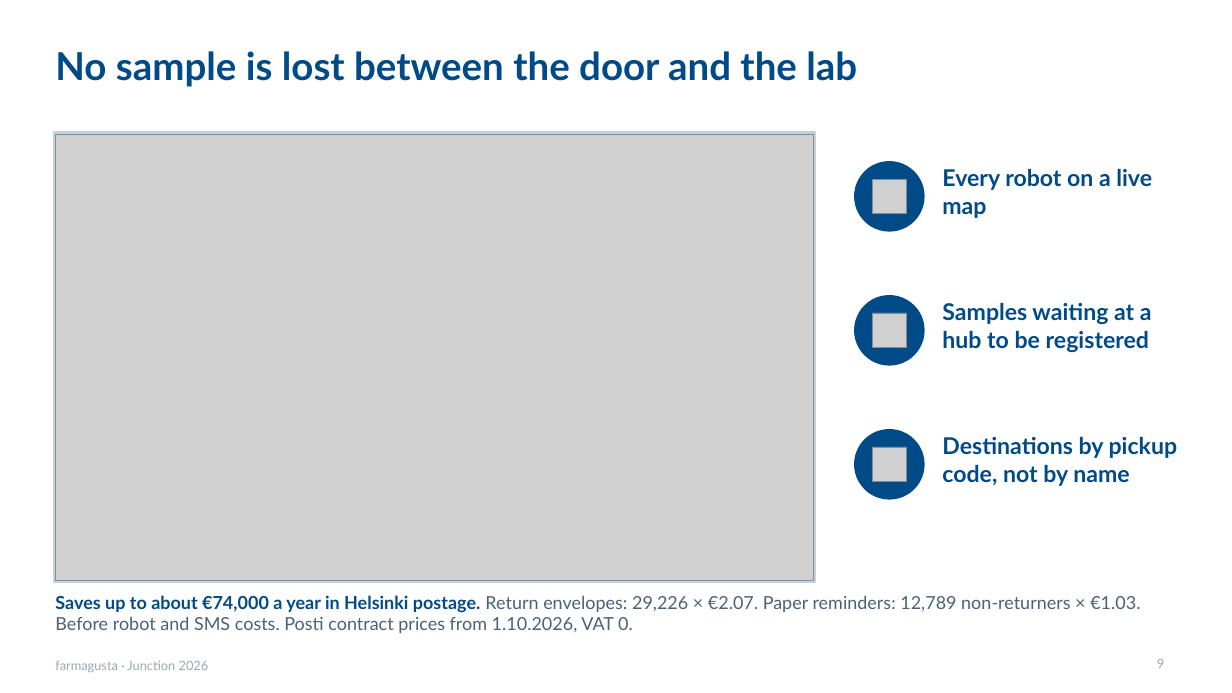
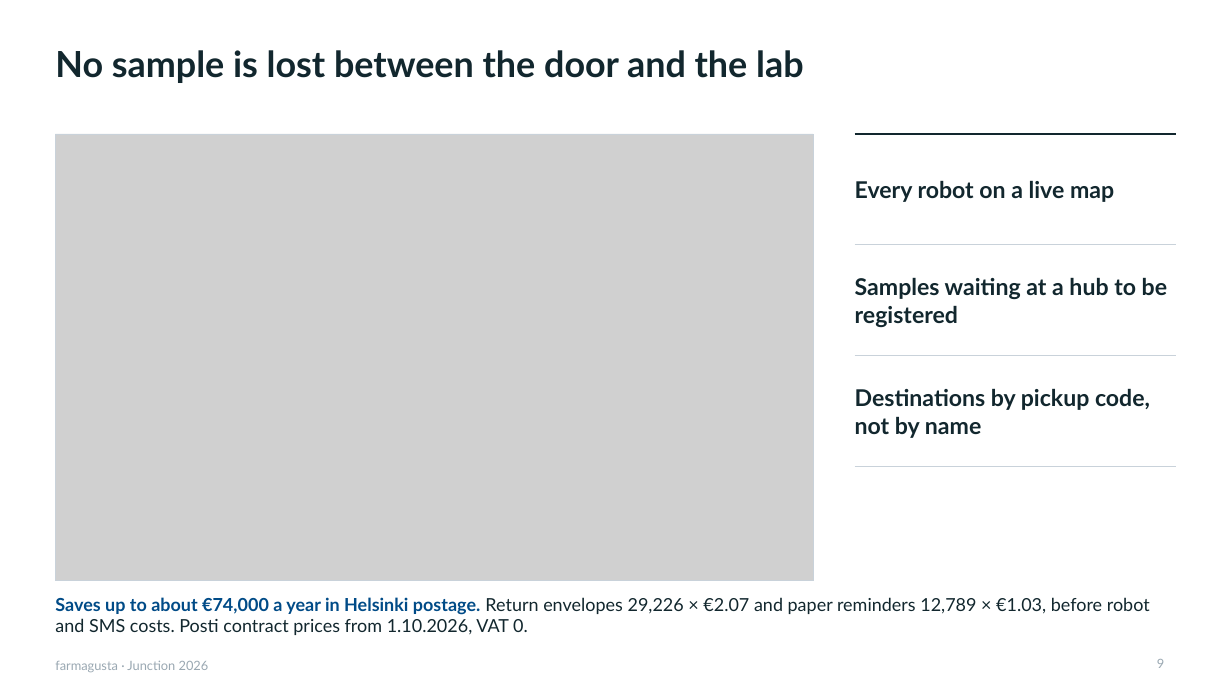
Before and after one commit to rromppanen/junction26, a slide deck: slide 9 of docs/pitch/farmagusta-screening-attendance.pptx. Drawn at 1232x693 pixels with LibreOffice and Linux fonts; fonts in the diff are those of the drawing; grey boxes stand for pictures. Boxes give left, top, right and bottom in pixels: in the first picture for what was removed or moved away, otherwise in the second. Text is boxed around its words. In the diff, an @@ line names an element or a change of style, - is before the commit and + after.

```diff
--- a/docs/pitch/farmagusta-screening-attendance.pptx
+++ b/docs/pitch/farmagusta-screening-attendance.pptx
@@ title "No sample is lost between ..." at box(55, 50, 804, 83): size 30 to 28 pt, text colour #004B87 to #12272E @@
@@ rectangle at box(55, 134, 813, 580): fill #BFD2E1 to none; outline #BFD2E1 1 pt to #C9D2DA 0.75 pt @@
@@ text "Every robot on a live ...": place and size @@
-text "Every robot on a live ..." at box(942, 168, 1152, 218)
+text "Every robot on a live ..." at box(855, 180, 1114, 202)
@@ line added from (855, 134) to (1177, 134), #12272E 1.25 pt @@
@@ ellipse removed at box(855, 162, 924, 231) @@
@@ picture removed at box(872, 179, 908, 214) @@
@@ text "Samples waiting at a hub ...": place and size @@
-text "Samples waiting at a hub ..." at box(942, 302, 1152, 352)
+text "Samples waiting at a hub ..." at box(855, 277, 1167, 327)
@@ line added from (855, 245) to (1177, 245), #C9D2DA 0.75 pt @@
@@ ellipse removed at box(855, 296, 924, 365) @@
@@ picture removed at box(872, 313, 908, 348) @@
@@ line added from (855, 356) to (1177, 356), #C9D2DA 0.75 pt @@
@@ text colour #004B87 to #12272E; vertical alignment top to middle in 3 elements at box(855, 180, 1114, 202), box(855, 277, 1167, 327), box(855, 388, 1150, 438) @@
@@ text "Destinations by pickup code, not ...": place and size @@
-text "Destinations by pickup code, not ..." at box(942, 436, 1178, 486)
+text "Destinations by pickup code, not ..." at box(855, 388, 1150, 438)
@@ ellipse removed at box(855, 430, 924, 499) @@
@@ picture removed at box(872, 447, 908, 482) @@
@@ line added from (855, 467) to (1177, 467), #C9D2DA 0.75 pt @@
@@ text at box(55, 597, 1150, 635): text changed; text colour #486378 to #12272E @@
-Saves up to about €74,000 a year in Helsinki postage. Return envelopes: 29,226 × €2.07. Paper reminders: 12,789 non-returners × €1.03. Before robot and SMS costs. Posti contract prices from 1.10.2026, VAT 0.
+Saves up to about €74,000 a year in Helsinki postage. Return envelopes 29,226 × €2.07 and paper reminders 12,789 × €1.03, before robot and SMS costs. Posti contract prices from 1.10.2026, VAT 0.
```
Also in this commit, not shown: 8 other slides changed.
